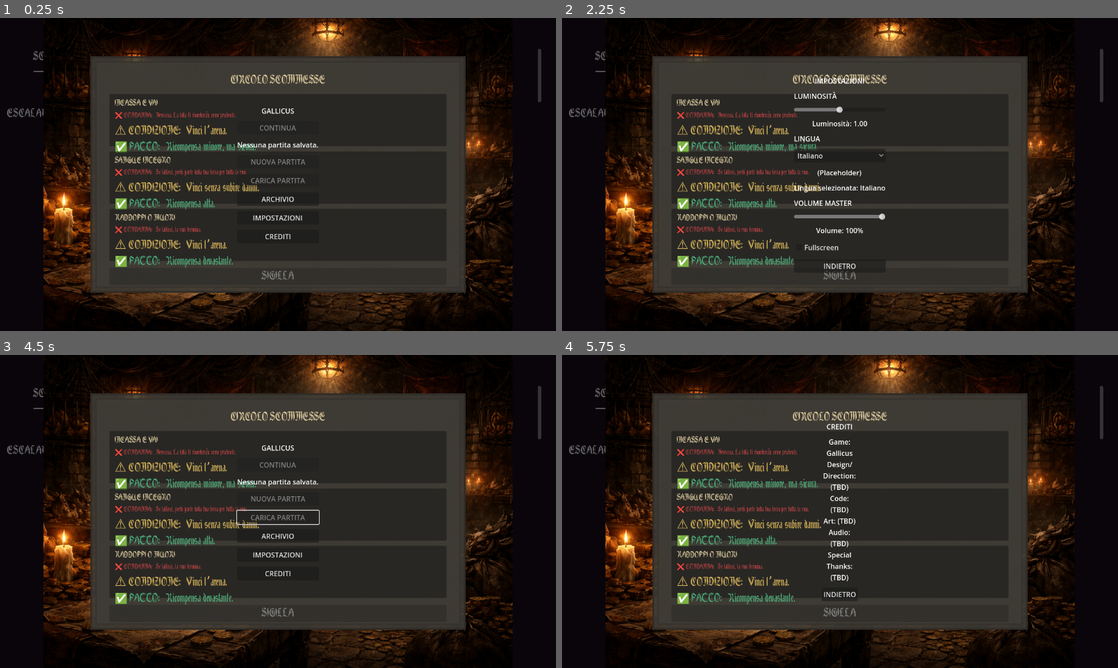
Above: before the commit, frames 1-4 (two rows, left to right).
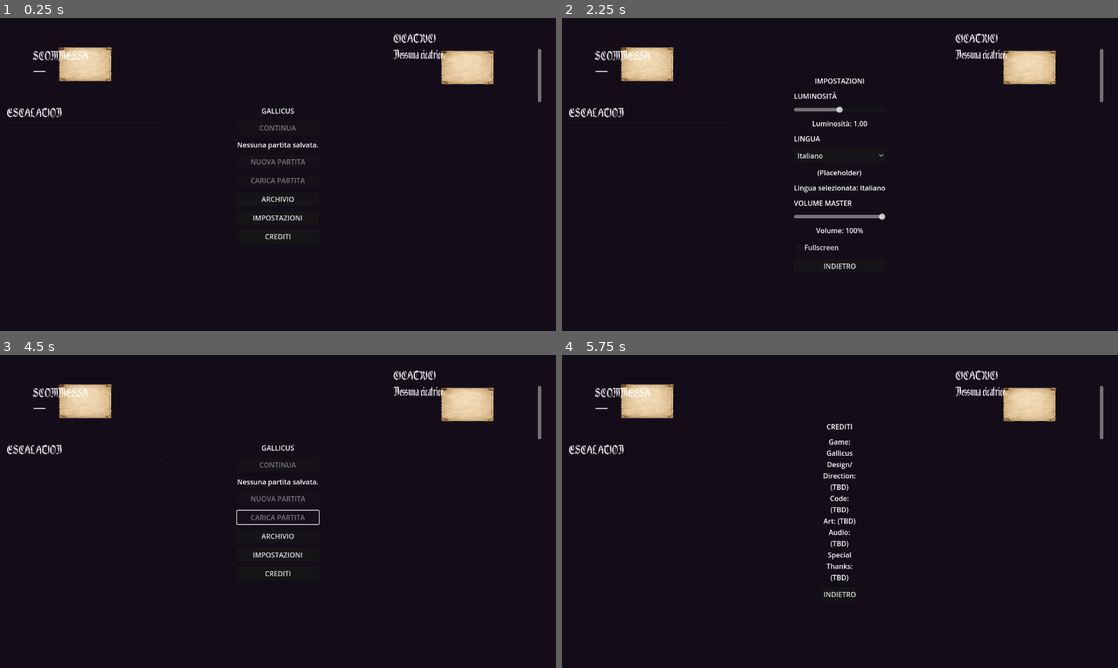
Above: after the commit, the same moments.

Repository: Faratas410/Gallicus-2.0
Game: Godot game, scene res://scenes/Main.tscn
Same seed, same stepped clock (60 frames per second), same inputs: the game is played once before the commit and once after it.
Inputs (mouse positions are in pixels of both pictures, inside the frame that each line leads up to):
- Up to frame 1 (0.25 s): no input
- Up to frame 2 (2.25 s): click "ARCHIVIO" at 0.5 s; click "INDIETRO" at 1.25 s; click "IMPOSTAZIONI" at 2 s
- Up to frame 3 (4.5 s): click "INDIETRO" at 2.75 s; click (278, 458) at 3.52 s; click (278, 514) at 4.27 s
- Up to frame 4 (5.75 s): click (840, 570) at 5.02 s

The runs differ from the first frame. In frame 1, 68% of the frame differs, in the area x 1-98%, y 0-100%; in frame 2, 70%; in frame 3, 68%; in frame 4, 71%.
Error after the commit: Parse Error: Cannot call non-static function "get_theme()" on the class "res://data/arena_themes.gd" directly. Make an instance instead. (res://scripts/systems…

Commit message:
Add arena theme UI text events

Diff:
--- /dev/null
+++ b/data/arena_themes.gd
@@ -0,0 +1,36 @@
+const ARENA_WAX_SEAL: StringName = &"ARENA_WAX_SEAL"
+const ARENA_DEBT: StringName = &"ARENA_DEBT"
+const ARENA_SILENCE: StringName = &"ARENA_SILENCE"
+const ARENA_BLOOD: StringName = &"ARENA_BLOOD"
+
+const THEMES: Dictionary = {
+	ARENA_WAX_SEAL: {
+		"title": "Arena del Sigillo",
+		"subtitle": "Qui ogni firma pesa.",
+		"bg_texture_path": "",
+		"overlay_texture_path": "",
+	},
+	ARENA_DEBT: {
+		"title": "Arena del Debito",
+		"subtitle": "Il debito non muore con te.",
+		"bg_texture_path": "",
+		"overlay_texture_path": "",
+	},
+	ARENA_SILENCE: {
+		"title": "Arena del Silenzio",
+		"subtitle": "Nessuno ti applaude. Nessuno ti salva.",
+		"bg_texture_path": "",
+		"overlay_texture_path": "",
+	},
+	ARENA_BLOOD: {
+		"title": "Arena del Sangue",
+		"subtitle": "Il sangue è l’unica valuta accettata.",
+		"bg_texture_path": "",
+		"overlay_texture_path": "",
+	},
+}
+
+func get_theme(theme_id: StringName) -> Dictionary:
+	if THEMES.has(theme_id):
+		return THEMES[theme_id] as Dictionary
+	return THEMES.get(ARENA_WAX_SEAL, {}) as Dictionary
--- a/scenes/UI.tscn
+++ b/scenes/UI.tscn
@@ -188,6 +188,38 @@
 autowrap_mode = 2
 text = "La folla ti guarda."
 
+[node name="ArenaThemeTitleLabel" type="Label" parent="HUD"]
+visible = false
+z_index = 111
+anchor_left = 0.5
+anchor_top = 0.2
+anchor_right = 0.5
+anchor_bottom = 0.2
+offset_left = -320.0
+offset_top = -22.0
+offset_right = 320.0
+offset_bottom = 22.0
+horizontal_alignment = 1
+autowrap_mode = 2
+theme_override_font_sizes/font_size = 30
+text = "Arena del Sigillo"
+
+[node name="ArenaThemeSubtitleLabel" type="Label" parent="HUD"]
+visible = false
+z_index = 111
+anchor_left = 0.5
+anchor_top = 0.235
+anchor_right = 0.5
+anchor_bottom = 0.235
+offset_left = -320.0
+offset_top = -18.0
+offset_right = 320.0
+offset_bottom = 18.0
+horizontal_alignment = 1
+autowrap_mode = 2
+theme_override_font_sizes/font_size = 18
+text = "Qui ogni firma pesa."
+
 [node name="SentenceBanner" type="Control" parent="HUD"]
 visible = false
 z_index = 112
--- a/scripts/systems/game_events.gd
+++ b/scripts/systems/game_events.gd
@@ -8,6 +8,7 @@
 signal run_debug_state_updated(payload: Dictionary)
 signal run_log_ready(log_text: String)
 signal special_arena_started(payload: Dictionary)
+signal arena_theme_changed(payload: Dictionary)
 signal sentence_banner_requested(payload: Dictionary)
 signal audience_context_line_emitted(text: String)
 signal condanna_registered(id: StringName)
--- a/scripts/systems/run_manager.gd
+++ b/scripts/systems/run_manager.gd
@@ -33,6 +33,7 @@
 const BET_P3_MERCY_BAIT: StringName = &"P3_MERCY_BAIT"
 const BET_P3_SILENCE_BRIBE: StringName = &"P3_SILENCE_BRIBE"
 const BET_P3_FINAL_APPLAUSE: StringName = &"P3_FINAL_APPLAUSE"
+const ArenaThemes = preload("res://data/arena_themes.gd")
 
 const LEVEL3_BET_BEHAVIOR: Dictionary = {
 	BET_P3_WAX_SEAL: BET_DEBT_CHAIN,
@@ -933,6 +934,7 @@
 var _special_arena_id: StringName = &""
 var _special_arena_active: bool = false
 var _special_arena_effect_applied: bool = false
+var _arena_theme_id: StringName = ArenaThemes.ARENA_WAX_SEAL
 var _level3_cashouts: int = 0
 var _level3_doubles: int = 0
 var _level3_bets_used: Array[StringName] = []
@@ -1374,6 +1376,7 @@
 		_ensure_arena_and_player()
 	_run_state.arena_index = maxi(_run_state.arena_index + 1, 1)
 	run["arena_index"] = _run_state.arena_index
+	_emit_arena_theme_changed()
 	_maybe_activate_special_arena()
 	_select_enemy_profile()
 	if _run_state.enemy_profile != &"":
@@ -2140,6 +2143,33 @@
 		arena_index = int(run.get("arena_index", 0))
 	return arena_index
 
+func _pick_next_arena_theme() -> StringName:
+	var arena_index: int = _get_current_arena_index()
+	var theme_index: int = (maxi(arena_index, 1) - 1) % 4
+	match theme_index:
+		0:
+			return ArenaThemes.ARENA_WAX_SEAL
+		1:
+			return ArenaThemes.ARENA_DEBT
+		2:
+			return ArenaThemes.ARENA_SILENCE
+		_:
+			return ArenaThemes.ARENA_BLOOD
+
+func _emit_arena_theme_changed() -> void:
+	if not GameEvents.has_signal("arena_theme_changed"):
+		return
+	_arena_theme_id = _pick_next_arena_theme()
+	var theme_data: Dictionary = ArenaThemes.get_theme(_arena_theme_id)
+	var payload: Dictionary = {
+		"theme_id": _arena_theme_id,
+		"title": str(theme_data.get("title", "")),
+		"subtitle": str(theme_data.get("subtitle", "")),
+		"bg_path": str(theme_data.get("bg_texture_path", "")),
+		"overlay_path": str(theme_data.get("overlay_texture_path", "")),
+	}
+	GameEvents.arena_theme_changed.emit(payload)
+
 func _append_pact_log_entry(bet_id: StringName, bet_name: String) -> void:
 	if bet_id == &"":
 		return
--- a/scripts/ui/ui_root.gd
+++ b/scripts/ui/ui_root.gd
@@ -88,6 +88,8 @@
 @onready var scar_popup: RichTextLabel = get_node_or_null("HUD/ScarPopup") as RichTextLabel
 @onready var arena_resolution_label: Label = get_node_or_null("HUD/ArenaResolutionOverlay") as Label
 @onready var audience_context_label: Label = get_node_or_null("HUD/AudienceContextLabel") as Label
+@onready var arena_theme_title_label: Label = get_node_or_null("HUD/ArenaThemeTitleLabel") as Label
+@onready var arena_theme_subtitle_label: Label = get_node_or_null("HUD/ArenaThemeSubtitleLabel") as Label
 @onready var sentence_banner: Control = get_node_or_null("HUD/SentenceBanner") as Control
 @onready var sentence_title_label: Label = get_node_or_null("HUD/SentenceBanner/SentencePanel/SentenceMargin/SentenceVBox/SentenceTitle") as Label
 @onready var sentence_rule_label: Label = get_node_or_null("HUD/SentenceBanner/SentencePanel/SentenceMargin/SentenceVBox/SentenceRule") as Label
@@ -186,6 +188,7 @@
 var _last_verdict_crowd_line: String = ""
 var _last_verdict_outcome: StringName = &"LOSS"
 var _special_arena_payload: Dictionary = {}
+var _arena_theme_payload: Dictionary = {}
 var _require_bet_confirm: bool = false
 var _scars_detail_text: String = ""
 var _debug_run_log: String = ""
@@ -252,6 +255,9 @@
 	var special_arena_callable: Callable = Callable(self, "_on_special_arena_started")
 	if GameEvents.has_signal("special_arena_started") and not GameEvents.special_arena_started.is_connected(special_arena_callable):
 		GameEvents.special_arena_started.connect(special_arena_callable)
+	var arena_theme_callable: Callable = Callable(self, "_on_arena_theme_changed")
+	if GameEvents.has_signal("arena_theme_changed") and not GameEvents.arena_theme_changed.is_connected(arena_theme_callable):
+		GameEvents.arena_theme_changed.connect(arena_theme_callable)
 	var bet_failed_callable: Callable = Callable(self, "_on_bet_failed")
 	if not GameEvents.bet_failed.is_connected(bet_failed_callable):
 		GameEvents.bet_failed.connect(bet_failed_callable)
@@ -1064,6 +1070,10 @@
 	if bet_panel != null and bet_panel.visible:
 		_update_special_arena_ui()
 
+func _on_arena_theme_changed(payload: Dictionary) -> void:
+	_arena_theme_payload = payload.duplicate(true)
+	_update_arena_theme_ui()
+
 func _on_betting_opened() -> void:
 	if game_over_panel != null and game_over_panel.visible:
 		_set_bet_modal(false)
@@ -1281,6 +1291,24 @@
 	else:
 		special_arena_label.text = title
 	special_arena_label.visible = true
+
+func _update_arena_theme_ui() -> void:
+	if arena_theme_title_label == null and arena_theme_subtitle_label == null:
+		return
+	if _arena_theme_payload.is_empty():
+		if arena_theme_title_label != null:
+			arena_theme_title_label.visible = false
+		if arena_theme_subtitle_label != null:
+			arena_theme_subtitle_label.visible = false
+		return
+	var title: String = str(_arena_theme_payload.get("title", ""))
+	var subtitle: String = str(_arena_theme_payload.get("subtitle", ""))
+	if arena_theme_title_label != null:
+		arena_theme_title_label.text = title
+		arena_theme_title_label.visible = title != ""
+	if arena_theme_subtitle_label != null:
+		arena_theme_subtitle_label.text = subtitle
+		arena_theme_subtitle_label.visible = subtitle != ""
 
 func _update_condanna_focus() -> void:
 	if condanna_focus_label == null:
